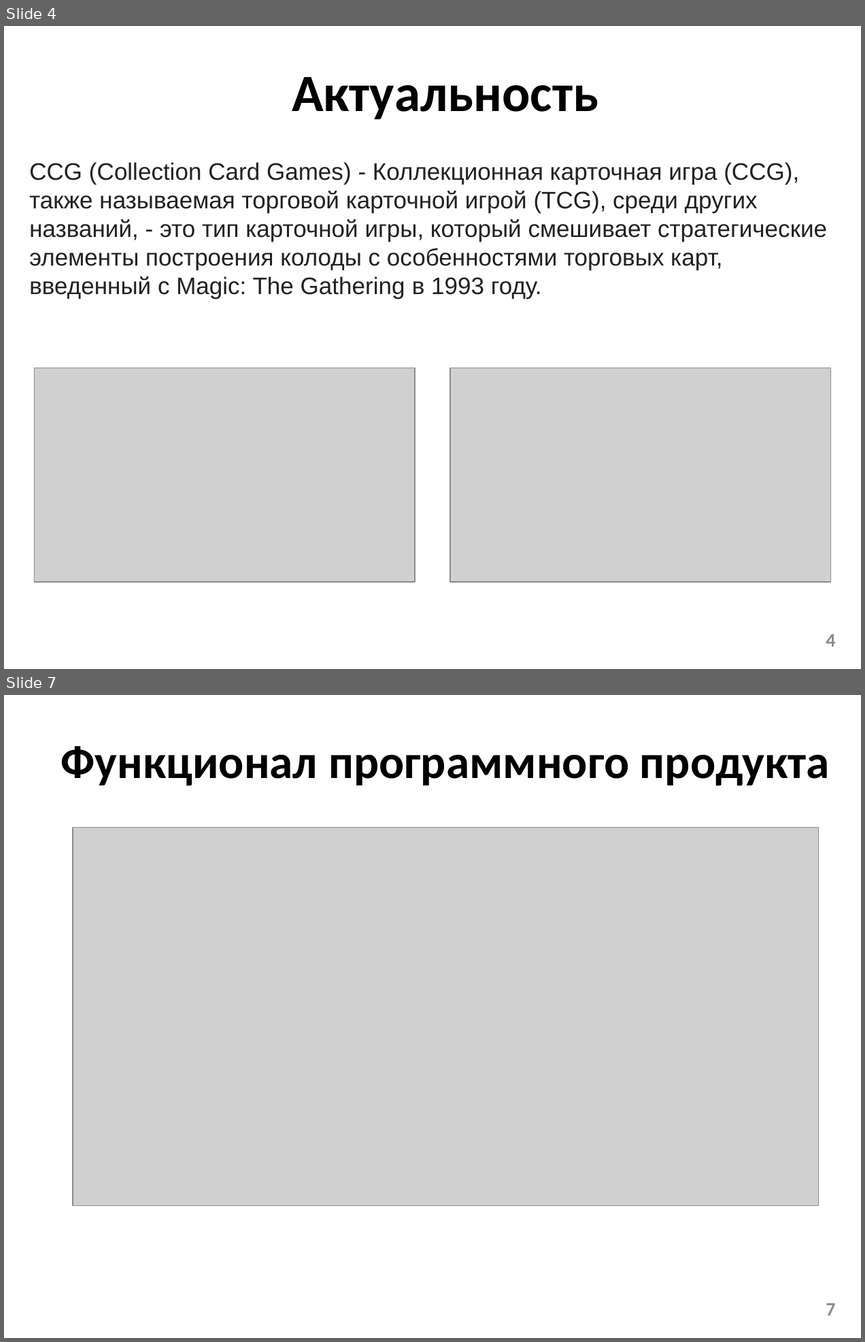
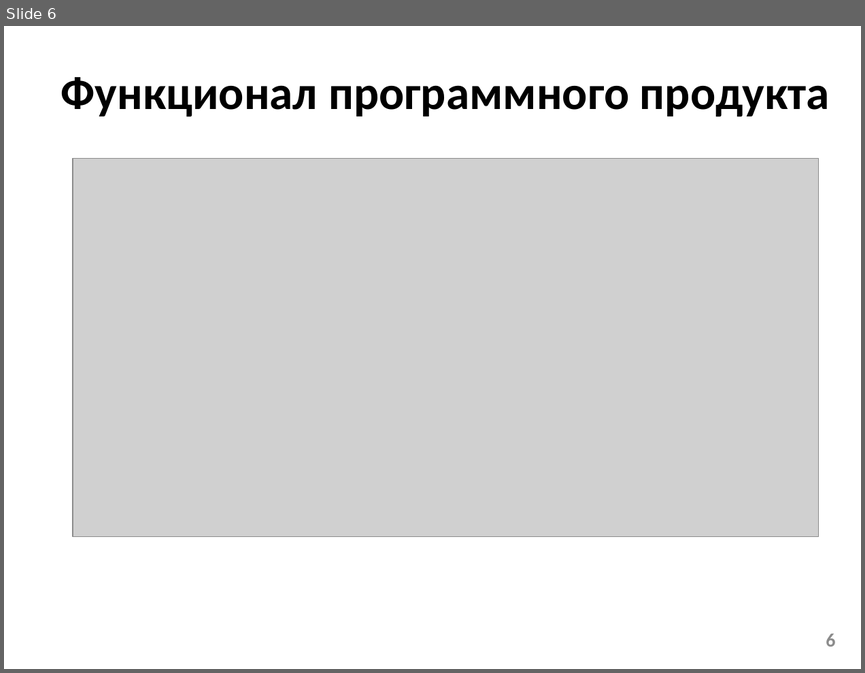
Before and after one commit to bananchill/Game-1, a slide deck: Презентация_КП_3703.pptx. Shown one above the other, each under a label of ours: slides 4 and 7 before the commit, slide 6 after it; the slides between them are not shown. The pictures are 865x1342 and 865x673 pixels, drawn with LibreOffice and Linux fonts; fonts in the diff are those of the drawing; grey boxes stand for pictures; background and template pictures are left out. Boxes give left, top, right and bottom in pixels: in the first picture for what was removed or moved away, otherwise in the second. Text is boxed around its words. In the diff, an @@ line names an element or a change of style, - is before the commit and + after.

```diff
--- a/Презентация_КП_3703.pptx
+++ b/Презентация_КП_3703.pptx
@@ slide 4 removed at [4, 26, 861, 669], background #FFFFFF @@
@@ title removed at [292, 77, 598, 119] @@
-Актуальность
@@ text removed at [29, 162, 827, 298] @@
-CCG (Collection Card Games) - Коллекционная карточная игра (CCG), также называемая торговой карточной игрой (TCG), среди других названий, - это тип карточной игры, который смешивает стратегические элементы построения колоды с особенностями торговых карт, введенный с Magic: The Gathering в 1993 году.
@@ picture removed at [34, 368, 415, 582] @@
@@ picture removed at [450, 368, 831, 582] @@
@@ page number removed at [825, 634, 835, 646] @@
-4
@@ what was slide 7 is now slide 6 @@
@@ page number at [825, 633, 835, 646]: text changed @@
-7
+6
```
Also in this commit, not shown: 3 slides changed, 2 slides added, 2 other slides removed.
